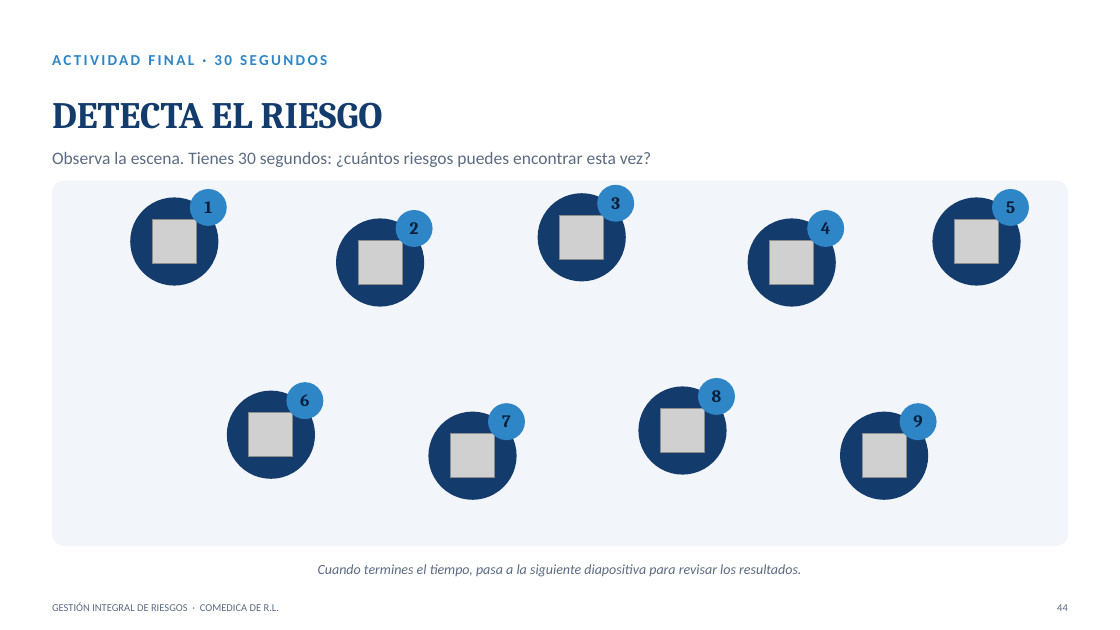
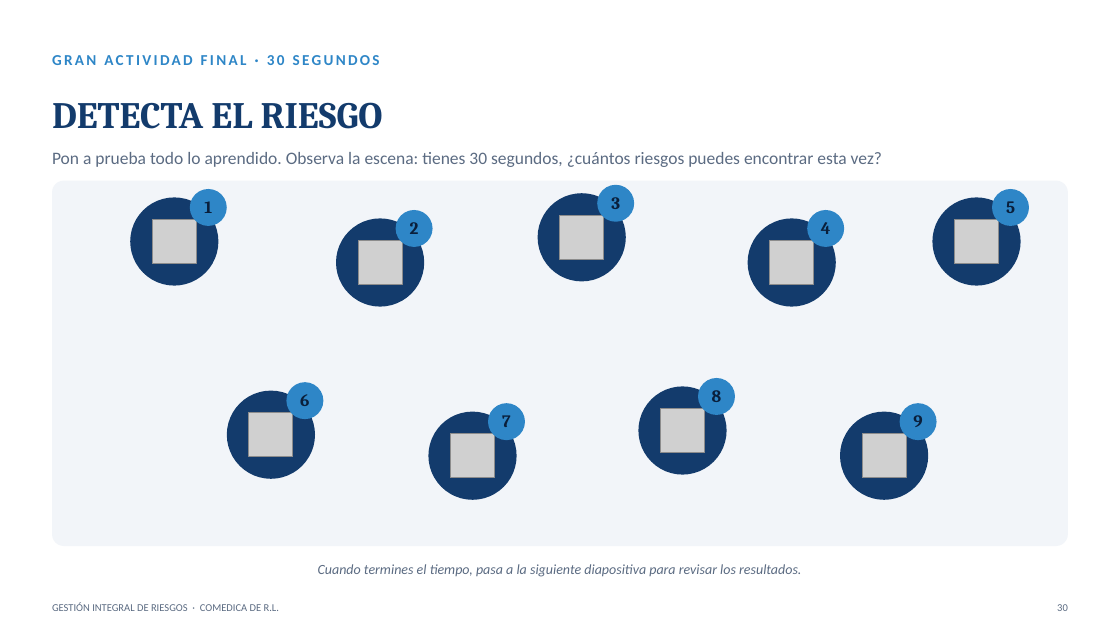
Before and after one commit to menjivar201280/riesgo, a slide deck: slide 30 of capacitacion-riesgos-2025/CAPACITACION_RIESGOS_2025.pptx (slide 44 before the commit). Drawn at 1120x630 pixels with LibreOffice and Linux fonts; fonts in the diff are those of the drawing; grey boxes stand for pictures. Boxes give left, top, right and bottom in pixels: in the first picture for what was removed or moved away, otherwise in the second. Text is boxed around its words. In the diff, an @@ line names an element or a change of style, - is before the commit and + after.

```diff
--- a/capacitacion-riesgos-2025/CAPACITACION_RIESGOS_2025.pptx
+++ b/capacitacion-riesgos-2025/CAPACITACION_RIESGOS_2025.pptx
@@ text at (52, 55, 380, 65): text changed @@
-ACTIVIDAD FINAL · 30 SEGUNDOS
+GRAN ACTIVIDAD FINAL · 30 SEGUNDOS
@@ text at (52, 152, 882, 167): text changed @@
-Observa la escena. Tienes 30 segundos: ¿cuántos riesgos puedes encontrar esta vez?
+Pon a prueba todo lo aprendido. Observa la escena: tienes 30 segundos, ¿cuántos riesgos puedes encontrar esta vez?
@@ text at (1057, 604, 1068, 611): text changed @@
-44
+30
```
Also in this commit, not shown: 26 other slides changed, 15 slides removed.
